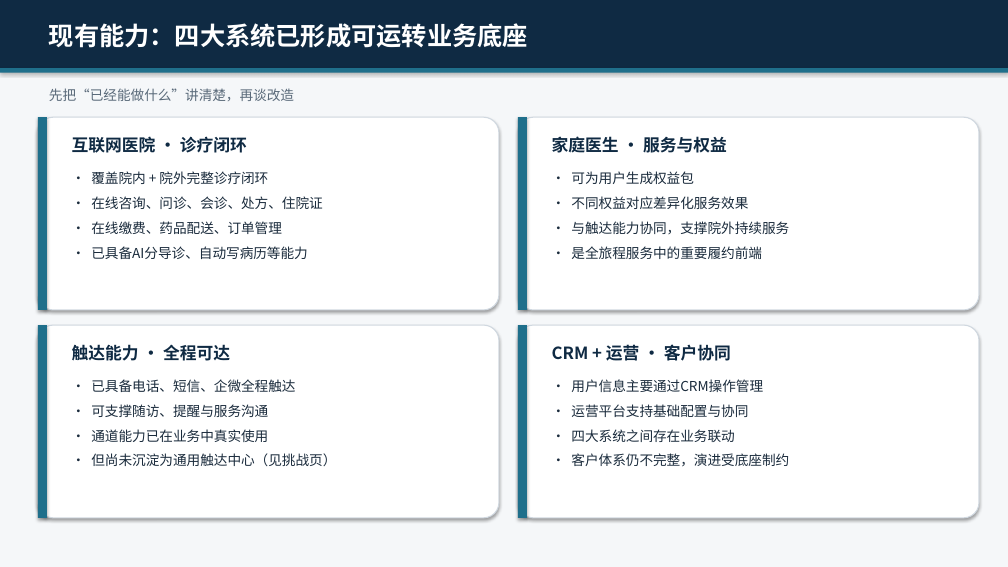
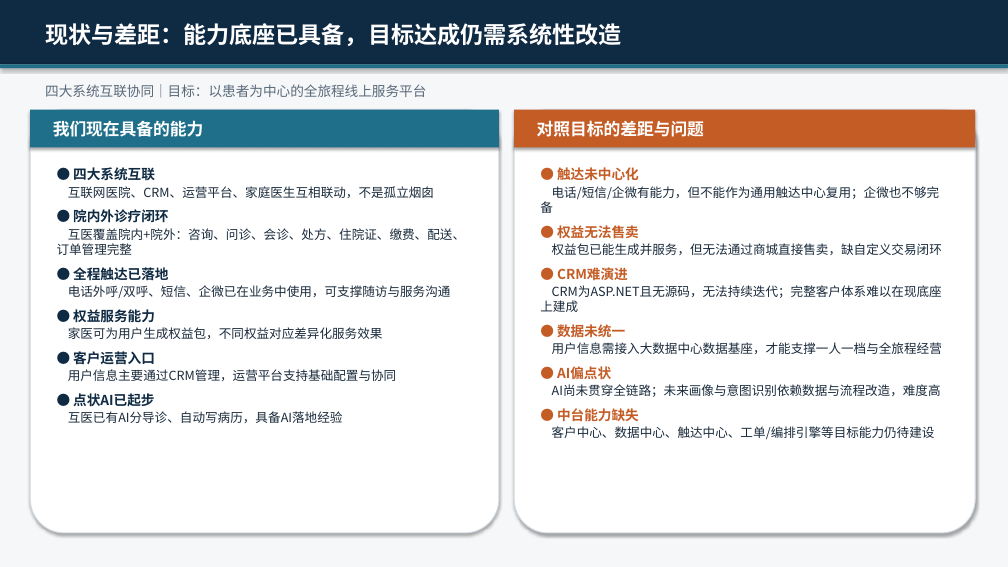
Before and after one commit to geihei/carWebSite, a slide deck: slide 1 of deliverables/互联网医疗_业务能力与关键改造汇报.pptx (slide 2 before the commit). Drawn at 1008x567 pixels with LibreOffice and Linux fonts; fonts in the diff are those of the drawing. Boxes give left, top, right and bottom in pixels: in the first picture for what was removed or moved away, otherwise in the second. Text is boxed around its words. In the diff, an @@ line names an element or a change of style, - is before the commit and + after.

```diff
--- a/deliverables/互联网医疗_业务能力与关键改造汇报.pptx
+++ b/deliverables/互联网医疗_业务能力与关键改造汇报.pptx
@@ rectangle: place and size @@
-rectangle at bbox=[0, 0, 1008, 68]
+rectangle at bbox=[0, 0, 1008, 64]
@@ text at bbox=[45, 23, 622, 46]: text changed; size 24 to 22 pt @@
-现有能力：四大系统已形成可运转业务底座
+现状与差距：能力底座已具备，目标达成仍需系统性改造
@@ rectangle: place and size @@
-rectangle at bbox=[0, 68, 1008, 73]
+rectangle at bbox=[0, 64, 1008, 68]
@@ text at bbox=[45, 84, 426, 98]: text changed @@
-先把“已经能做什么”讲清楚，再谈改造
+四大系统互联协同｜目标：以患者为中心的全旅程线上服务平台
@@ rounded rectangle: place and size @@
-rounded rectangle at bbox=[38, 117, 499, 310]
+rounded rectangle at bbox=[30, 110, 499, 533]
@@ rectangle: place and size @@
-rectangle at bbox=[38, 117, 47, 310]
+rectangle at bbox=[30, 110, 499, 147]
@@ rounded rectangle: place and size @@
-rounded rectangle at bbox=[518, 117, 979, 310]
+rounded rectangle at bbox=[514, 110, 975, 533]
@@ rectangle added at bbox=[514, 110, 975, 147], fill #C45C26 @@
@@ rectangle removed at bbox=[518, 117, 527, 310] @@
@@ text at bbox=[53, 120, 204, 137]: text changed; text colour #0F2A43 to #FFFFFF @@
-互联网医院 · 诊疗闭环
+我们现在具备的能力
@@ text at bbox=[537, 120, 704, 137]: text changed; text colour #0F2A43 to #FFFFFF @@
-家庭医生 · 服务与权益
+对照目标的差距与问题
@@ text at bbox=[57, 167, 465, 423]: text changed; size 13 to 12 pt @@
-• 覆盖院内 + 院外完整诊疗闭环
-• 在线咨询、问诊、会诊、处方、住院证
-• 在线缴费、药品配送、订单管理
-• 已具备AI分导诊、自动写病历等能力
+● 四大系统互联
+互联网医院、CRM、运营平台、家庭医生互相联动，不是孤立烟囱
+● 院内外诊疗闭环
+互医覆盖院内+院外：咨询、问诊、会诊、处方、住院证、缴费、配送、订单管理完整
+● 全程触达已落地
+电话外呼/双呼、短信、企微已在业务中使用，可支撑随访与服务沟通
+● 权益服务能力
+家医可为用户生成权益包，不同权益对应差异化服务效果
+● 客户运营入口
+用户信息主要通过CRM管理，运营平台支持基础配置与协同
+● 点状AI已起步
+互医已有AI分导诊、自动写病历，具备AI落地经验
@@ text at bbox=[540, 167, 942, 440]: text changed; size 13 to 12 pt @@
-• 可为用户生成权益包
-• 不同权益对应差异化服务效果
-• 与触达能力协同，支撑院外持续服务
-• 是全旅程服务中的重要履约前端
+● 触达未中心化
+电话/短信/企微有能力，但不能作为通用触达中心复用；企微也不够完备
+● 权益无法售卖
+权益包已能生成并服务，但无法通过商城直接售卖，缺自定义交易闭环
+● CRM难演进
+CRM为ASP.NET且无源码，无法持续迭代；完整客户体系难以在现底座上建成
+● 数据未统一
+用户信息需接入大数据中心数据基座，才能支撑一人一档与全旅程经营
+● AI偏点状
+AI尚未贯穿全链路；未来画像与意图识别依赖数据与流程改造，难度高
+● 中台能力缺失
+客户中心、数据中心、触达中心、工单/编排引擎等目标能力仍待建设
@@ rounded rectangle removed at bbox=[38, 325, 499, 518] @@
@@ rectangle removed at bbox=[38, 325, 47, 518] @@
@@ rounded rectangle removed at bbox=[518, 325, 979, 518] @@
@@ rectangle removed at bbox=[518, 325, 527, 518] @@
@@ text removed at bbox=[72, 344, 230, 361] @@
-触达能力 · 全程可达
@@ text removed at bbox=[552, 344, 731, 361] @@
-CRM + 运营 · 客户协同
@@ text removed at bbox=[91, 379, 336, 466] @@
-• 已具备电话、短信、企微全程触达
-• 可支撑随访、提醒与服务沟通
-• 通道能力已在业务中真实使用
-• 但尚未沉淀为通用触达中心（见挑战页）
@@ text removed at bbox=[571, 379, 789, 467] @@
-• 用户信息主要通过CRM操作管理
-• 运营平台支持基础配置与协同
-• 四大系统之间存在业务联动
-• 客户体系仍不完整，演进受底座制约
```
Also in this commit, not shown: 2 other slides changed, 4 slides added, 6 slides removed.
